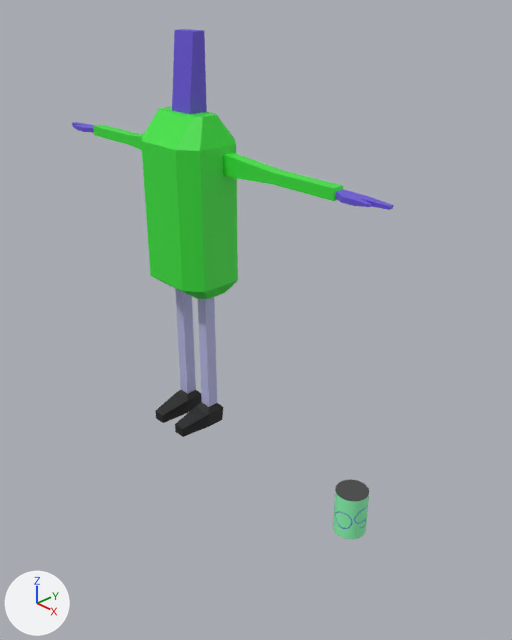
A saved change to the Blender file assets/models/items/small/can.blend.
One viewpoint serves both versions: a camera (50 mm lens) standing at (1.426, -1.884, 2.007) and looking at (-0.675, 0.091, 0.61). The lights are fixed; the arrows at lower left show +X, +Y and +Z.
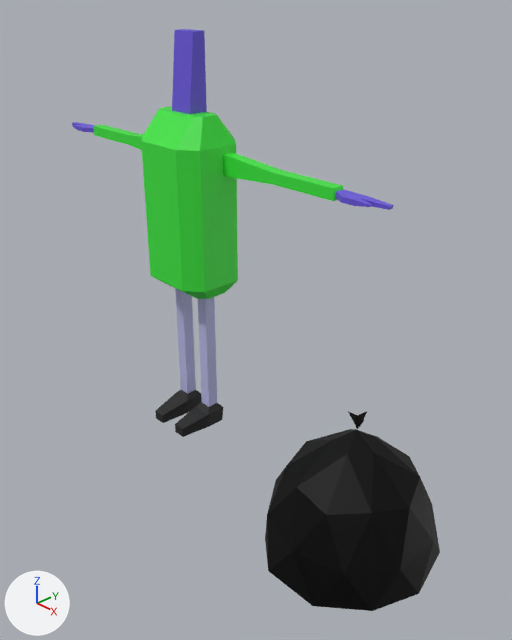
Changed parts and their boxes [x1, y1, x2, y2] in the pictures (512 x 640 px):
'Icosphere', added (black): after [265, 429, 440, 611]
'Cylinder', deleted: before [333, 479, 369, 539]
    faces in mat_label (picture img_can_uv_painted_png): [333, 491, 369, 539]
    faces in mat_tin (grey #717171): [335, 479, 369, 501]
'Cube', added: after [348, 411, 367, 429]

Edits to the bpy script that builds the scene:
```text
Add mat_blackbag:
    mat_blackbag = principled_material('BlackBag')
    mat_blackbag.base_color = (0.0, 0.0, 0.0)  # black #000000
    mat_blackbag.metallic = 0.555
    mat_blackbag.roughness = 0.55
Add me_cube:
    me_cube.from_pydata([(-0.0124, -0.0052, -0.0469), (0.0036, 0.0251, -0.0226), (-0.0062, 0.0567, -0.0436), (-0.0124, 0.0541, 0.0124), (0.0487, 0.0176, -0.0348), (0.0469, -0.0052, 0.0124), (0.0469, 0.0541, -0.0469), (0.0393, 0.043, -0.0205)], [], [(0, 1, 3, 2), (2, 3, 7, 6), (6, 7, 5, 4), (4, 5, 1, 0), (2, 6, 4, 0), (7, 3, 1, 5)])
    me_cube.materials.append(mat_blackbag)  # black #000000
Add me_icosphere:
    me_icosphere.from_pydata(...)  # 42 vertices, 80 faces; spans x -0.383..0.364, y -0.364..0.364, z -0.355..0.4
    me_icosphere.materials.append(mat_blackbag)  # black #000000
Remove ob_cylinder:
    ob_cylinder = bpy.data.objects.new('Cylinder', me_cylinder)
    ob_cylinder.location = (0.0, 0.0, 0.0)
Add ob_cube:
    ob_cube = bpy.data.objects.new('Cube', me_cube)
    ob_cube.location = (0.0, 0.009, 0.485)
    ob_cube.rotation_euler = (-0.955, 0.524, -0.615)  # degrees (-55, 30, -35)
Add ob_icosphere:
    ob_icosphere = bpy.data.objects.new('Icosphere', me_icosphere)
    ob_icosphere.location = (0.0, 0.0, 0.0)
```
